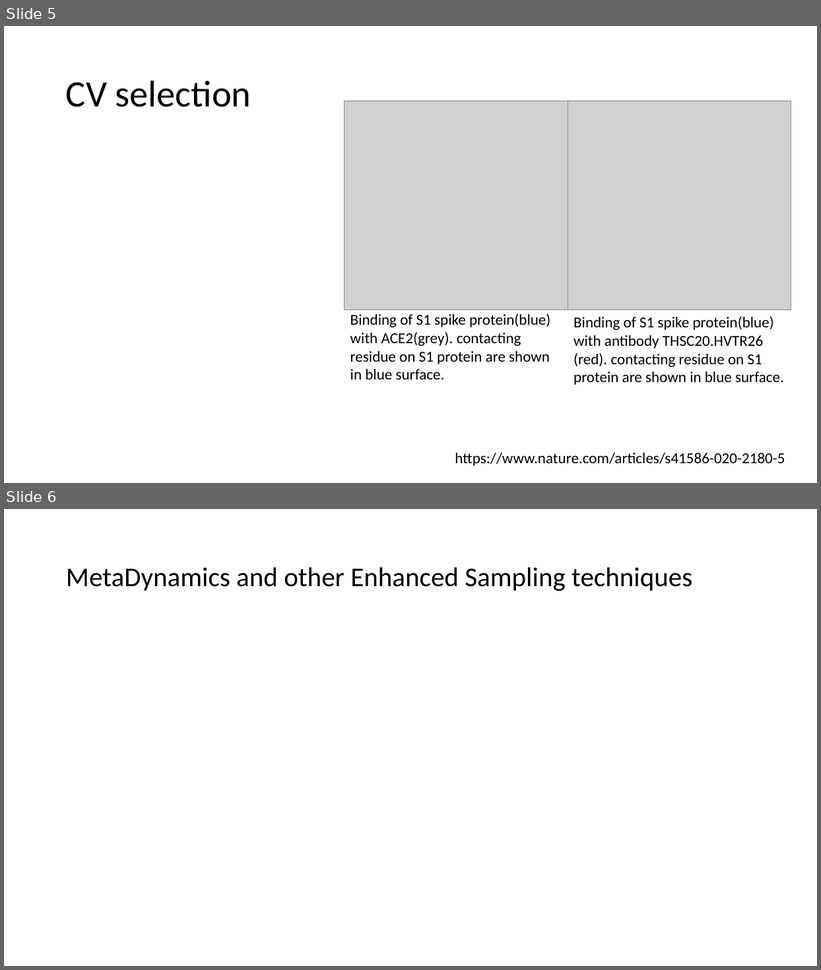
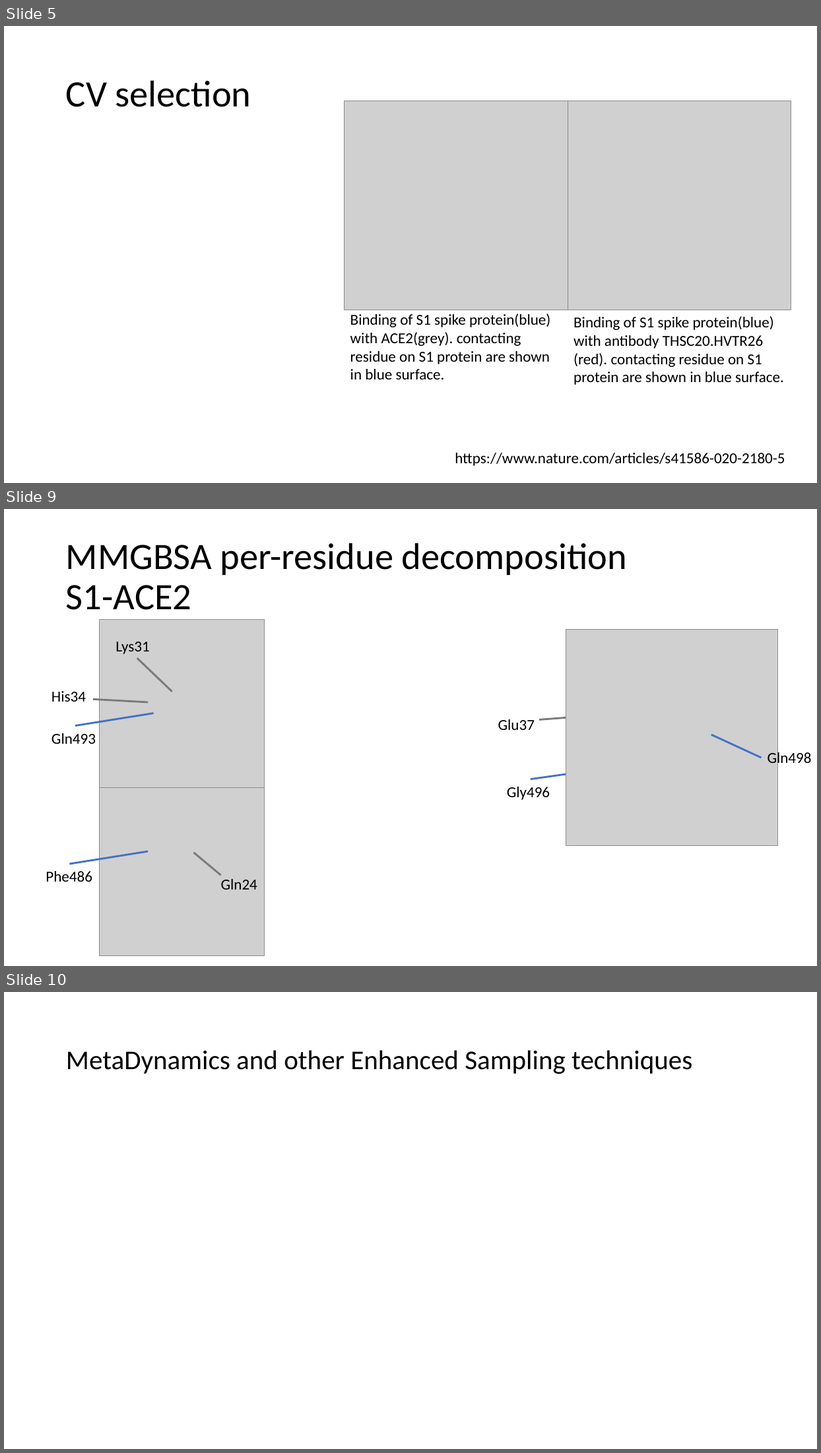
Before and after one commit to DerienFe/InstaD_pro_abc, a slide deck: Tech_assignment_slides.pptx. Shown one above the other, each under a label of ours: slides 5 and 6 before the commit, slides 5, 9 and 10 after it; the slides between them are not shown. The pictures are 821x970 and 821x1453 pixels, drawn with LibreOffice and Linux fonts; fonts in the diff are those of the drawing; grey boxes stand for pictures. Boxes give left, top, right and bottom in pixels: in the first picture for what was removed or moved away, otherwise in the second. Text is boxed around its words. In the diff, an @@ line names an element or a change of style, - is before the commit and + after.

```diff
--- a/Tech_assignment_slides.pptx
+++ b/Tech_assignment_slides.pptx
@@ slide 9 added at (4, 509, 817, 966), background #FFFFFF @@
@@ title added at (66, 543, 627, 610), 44 pt, text #000000 @@
+MMGBSA per-residue decomposition
+S1-ACE2
@@ group added at (498, 630, 779, 846): 2 texts, 2 lines, 1 picture @@
+Glu37
+Gly496
@@ group added at (52, 620, 264, 788): 3 texts, 3 lines, 1 picture @@
+Lys31
+His34
+Gln493
@@ line added from (762, 758) to (712, 735), #4472C4 2.25 pt @@
@@ text added at (768, 751, 812, 768), 18 pt, text #000000 @@
+Gln498
@@ group added at (46, 788, 264, 956): 2 texts, 2 lines, 1 picture @@
+Phe486
+Gln24
@@ what was slide 6 is now slide 10 @@
```
Also in this commit, not shown: 3 other slides added, 7 other files.
